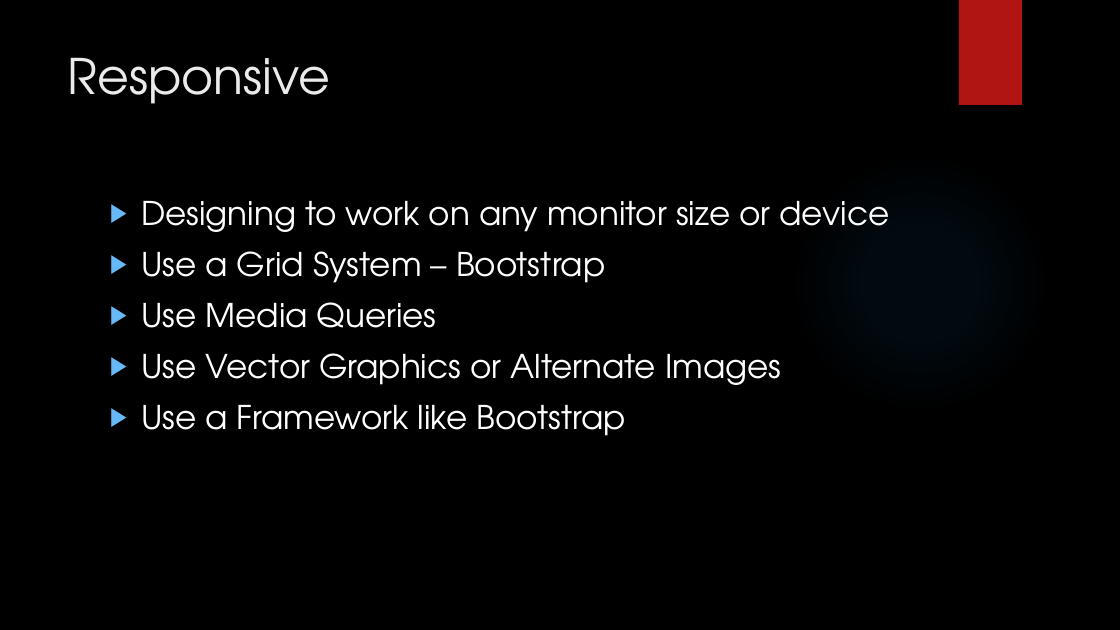
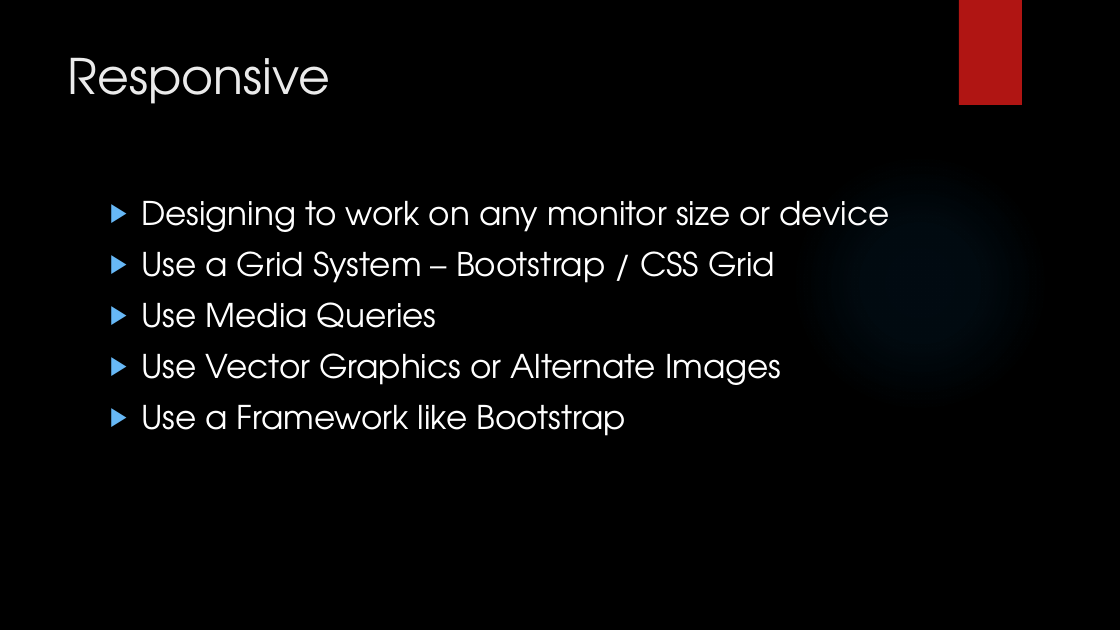
Before and after one commit to LogolsLLC/Logols-May2018, a slide deck: slide 25 of Slides/09_CSS_TrainingPlan.pptx (slide 24 before the commit). Drawn at 1120x630 pixels with LibreOffice and Linux fonts; fonts in the diff are those of the drawing; background and template pictures are left out. Boxes give left, top, right and bottom in pixels: in the first picture for what was removed or moved away, otherwise in the second. Text is boxed around its words. In the diff, an @@ line names an element or a change of style, - is before the commit and + after.

```diff
--- a/Slides/09_CSS_TrainingPlan.pptx
+++ b/Slides/09_CSS_TrainingPlan.pptx
@@ text at <box>141,251,775,283</box>: text changed @@
-▶ Use a Grid System – Bootstrap
+▶ Use a Grid System – Bootstrap / CSS Grid
```
Also in this commit, not shown: 2 other slides changed, 1 slide added, 7 other files.
